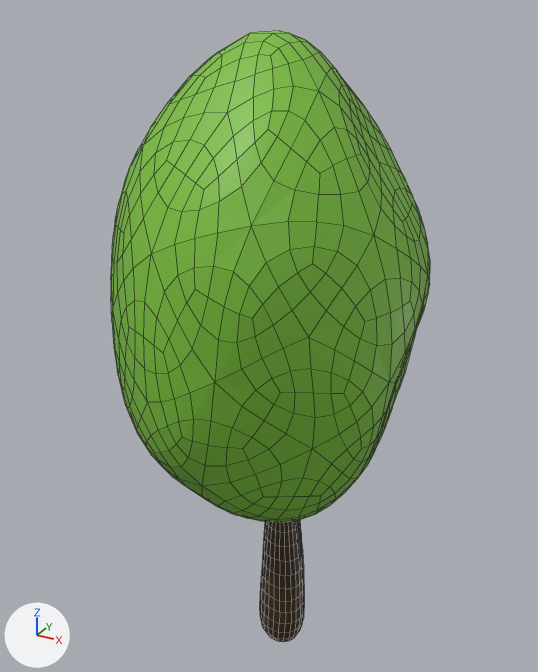
Before and after pictures for a commit that changed the Blender file Blender/tree1.blend.
Camera for both pictures: a 50 mm lens placed at (1.89, -3.63, 4.17), pointed at (-0.16, 0.1, 2.3). Every picture has the same lights, and +X, +Y and +Z are marked at lower left. Mesh edges are drawn as thin lines.
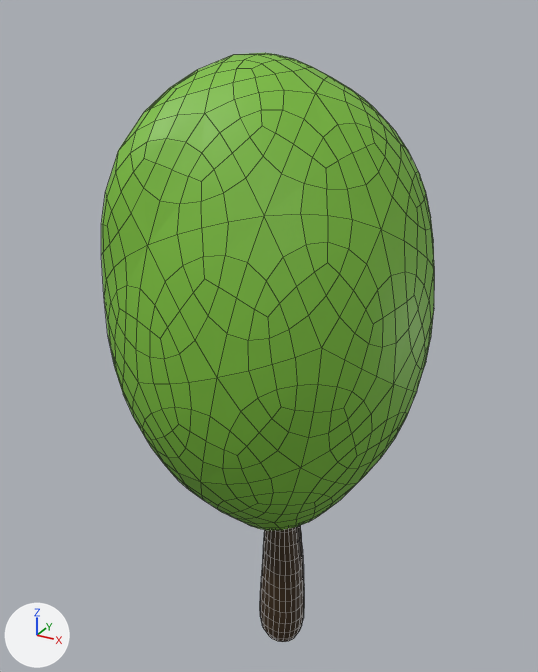
Commit message: updated trees

Location of each change, [x1, y1, x2, y2] in pixels of the pictures (538 x 672 px; the box of a moved part takes in the faces that stretch with it):
'Icosphere', reshaped
    before: [111, 30, 430, 642]
    after: [101, 53, 434, 642]
part 1 of me_icosphere, moved or reshaped
    before: [111, 30, 430, 522]
    after: [101, 53, 434, 530]

The change, as a list of edits to the scene's bpy script:
```text
Change me_icosphere:
    where me_icosphere.from_pydata(...)  # 66 vertices, 100 faces; spans x -1.03..0.86, y -0.96..0.94, z -1.02..3.25
    used by ob_icosphere; location = (0.0, 0.0, 1.0)
    me_icosphere part 1: the loose piece of 42 vertices spanning x -1.03..0.86, y -0.96..0.94, z 0.02..3.25 is multiplied about its middle by the matrix ((-1.0, 0.0, 0.0), (0.0, -1.0, 0.0), (0.0, 0.0, -1.0)), then moved by (0.0, 0.03, -0.18)
```
